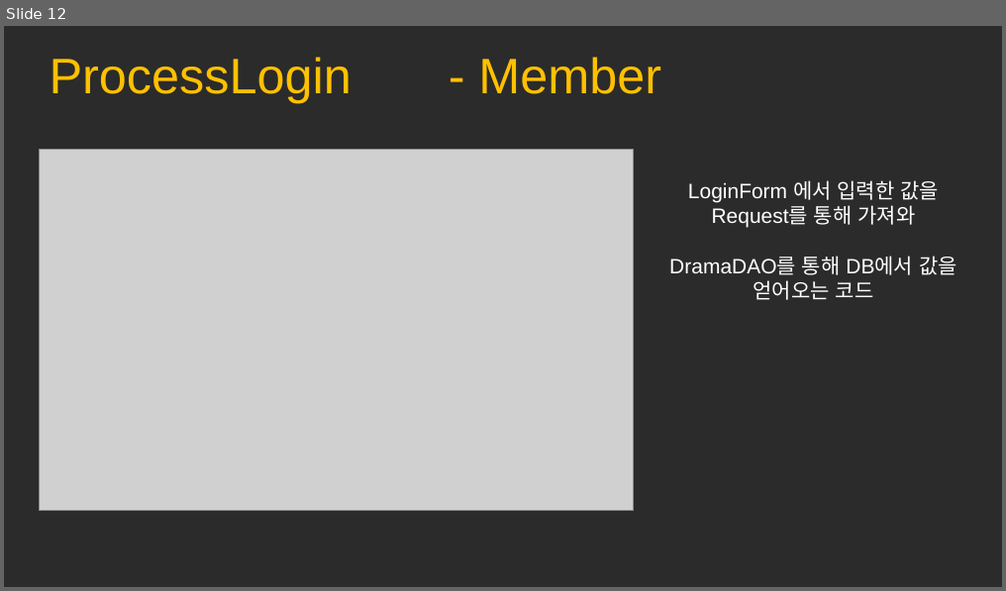
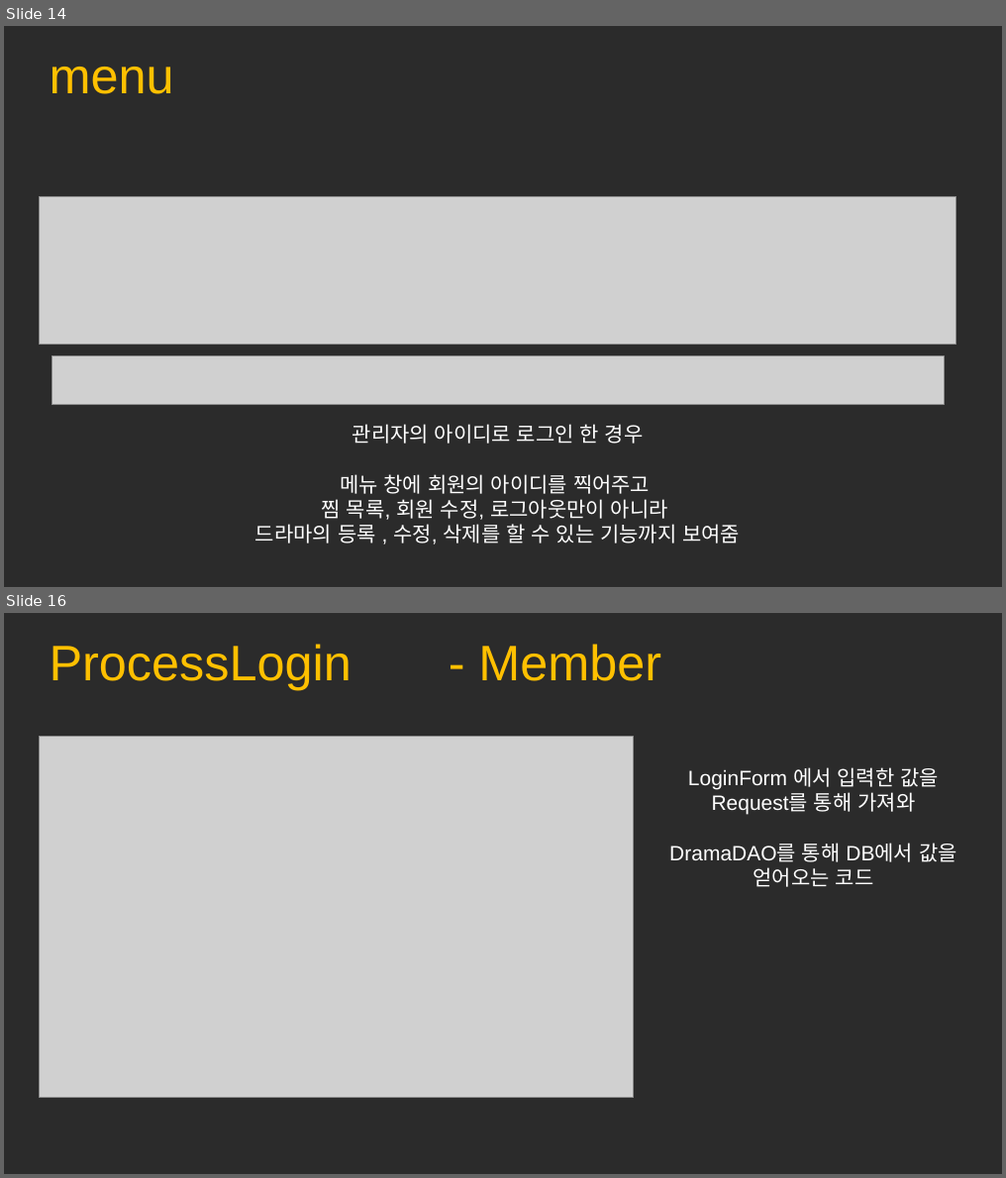
Before and after one commit to mina0502/portfolio, a slide deck: Drama/ppt/JSP.pptx. Shown one above the other, each under a label of ours: slide 12 before the commit, slides 14 and 16 after it; the slides between them are not shown. The pictures are 1006x591 and 1006x1178 pixels, drawn with LibreOffice and Linux fonts; fonts in the diff are those of the drawing; grey boxes stand for pictures; background and template pictures are left out; a plain dark background stands for a picture behind light text. Boxes give left, top, right and bottom in pixels: in the first picture for what was removed or moved away, otherwise in the second. Text is boxed around its words. In the diff, an @@ line names an element or a change of style, - is before the commit and + after.

```diff
--- a/Drama/ppt/JSP.pptx
+++ b/Drama/ppt/JSP.pptx
@@ slide 14 added at (x1=4, y1=26, x2=1002, y2=587), background picture (left out) @@
@@ text added at (x1=50, y1=67, x2=174, y2=94), 36 pt, text #FFC000 @@
+menu
@@ picture added at (x1=39, y1=196, x2=956, y2=345) @@
@@ picture added at (x1=52, y1=357, x2=944, y2=405) @@
@@ text added at (x1=255, y1=424, x2=740, y2=545), 15 pt, text #FFFFFF @@
+관리자의 아이디로 로그인 한 경우
+메뉴 창에 회원의 아이디를 찍어주고
+찜 목록, 회원 수정, 로그아웃만이 아니라
+드라마의 등록 , 수정, 삭제를 할 수 있는 기능까지 보여줌
@@ what was slide 12 is now slide 16 @@
```
Also in this commit, not shown: 1 slide changed, 8 other slides added, 1 slide removed.
